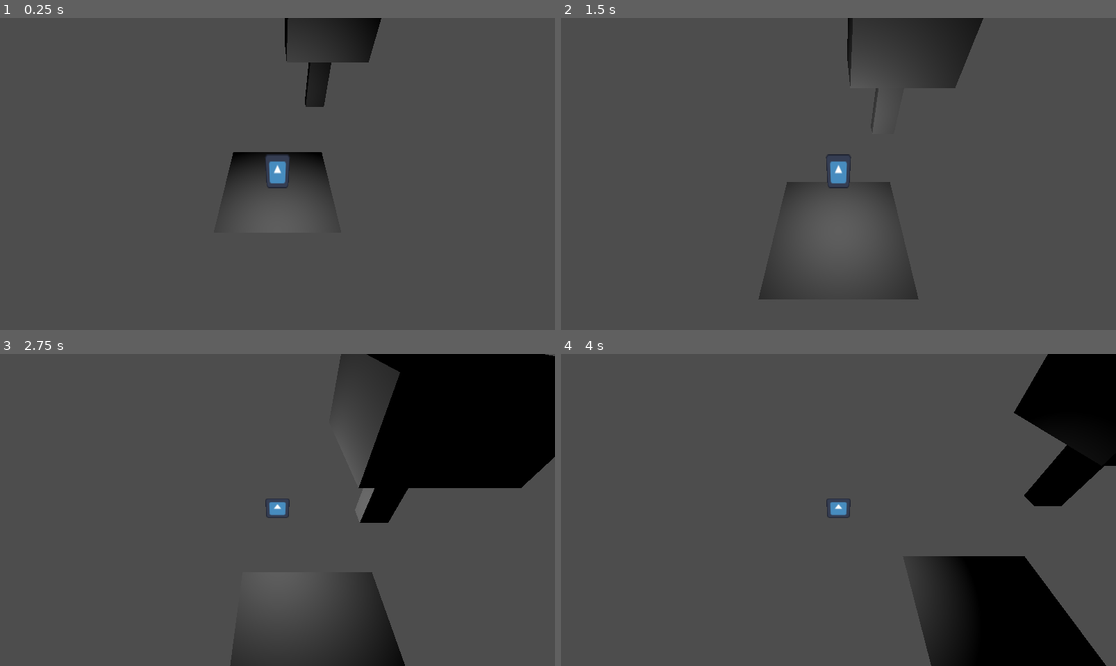
Above: before the commit, frames 1-4 (two rows, left to right).
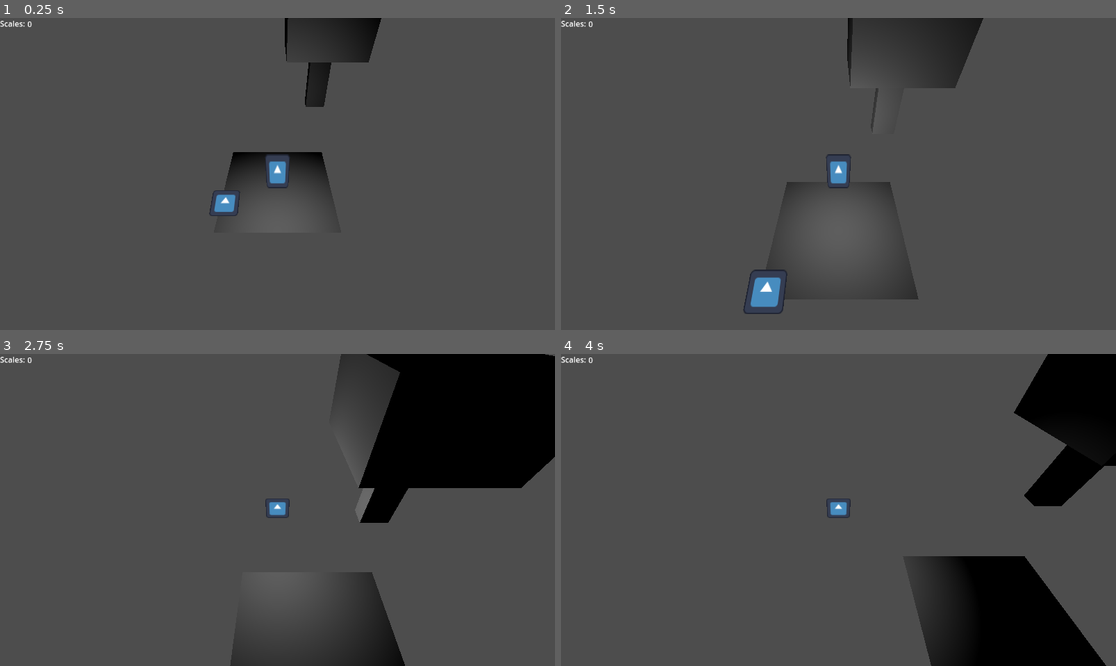
Above: after the commit, the same moments.

Repository: arrowira/KenneyJam
Game: Godot game, scene res://Scenes/Main.tscn
Same seed, same stepped clock (60 frames per second), same inputs: the game is played once before the commit and once after it. The engine's default icon, where the game draws it, is replaced by a stand-in: a white triangle on a blue panel in a dark square.
Inputs:
- Up to frame 1 (0.25 s): no input
- Up to frame 2 (1.5 s): tap Enter at 0.5 s; hold Ctrl (crouch) 0.53-1.28 s; hold W (up) from 0.53 s (still down); tap Shift (run) at 1.35 s
- Up to frame 3 (2.75 s): release W (up) at 2.03 s; hold A (left) from 2.03 s (still down); hold Ctrl (crouch) from 2.03 s (still down)
- Up to frame 4 (4 s): release Ctrl (crouch) at 2.78 s; tap Shift (run) at 2.85 s; release A (left) at 3.53 s; hold S (down) from 3.53 s (still down); hold Ctrl (crouch) from 3.53 s (still down)

The runs differ from the first frame. In frame 1, 0.3% of the frame differs, in the area x 0-44%, y 0-64%; in frame 2, 0.7%, in the area x 0-41%, y 0-95%; in frame 3, less than 0.1%; in frame 4, less than 0.1%.

Commit message:
Scale Pickup

Diff:
--- a/kenney-jam/Scenes/Main.tscn
+++ b/kenney-jam/Scenes/Main.tscn
@@ -1,7 +1,8 @@
-[gd_scene load_steps=4 format=3 uid="uid://bh2eknbs0py68"]
+[gd_scene load_steps=5 format=3 uid="uid://bh2eknbs0py68"]
 
 [ext_resource type="PackedScene" uid="uid://pnraj6qmngjw" path="res://Scenes/TreeTest.tscn" id="1_idj7w"]
 [ext_resource type="PackedScene" uid="uid://cbnglbm81uf2k" path="res://Scenes/Player.tscn" id="1_r150o"]
+[ext_resource type="PackedScene" uid="uid://d2h435v7gaf08" path="res://Scenes/Scale.tscn" id="3_kln2b"]
 
 [sub_resource type="PlaneMesh" id="PlaneMesh_idj7w"]
 
@@ -18,6 +19,22 @@
 [node name="TreeTest" parent="." instance=ExtResource("1_idj7w")]
 transform = Transform3D(2, 0, 0, 0, 2, 0, 0, 0, 2, 1.4513493, 0, -2.4523904)
 
-[node name="MeshInstance3D" type="MeshInstance3D" parent="."]
+[node name="Floor" type="MeshInstance3D" parent="."]
 transform = Transform3D(2, 0, 0, 0, 2, 0, 0, 0, 2, 0, -2.028839, 0)
 mesh = SubResource("PlaneMesh_idj7w")
+
+[node name="Scale" parent="." instance=ExtResource("3_kln2b")]
+transform = Transform3D(0.5, 0, 0, 0, 0.1273938, 0.4834985, 0, -0.4834985, 0.1273938, -1.2051768, 0, 2.3561418)
+
+[node name="CanvasLayer" type="CanvasLayer" parent="."]
+
+[node name="ScaleCount" type="RichTextLabel" parent="CanvasLayer"]
+offset_left = 57.0
+offset_top = 1.0
+offset_right = 119.0
+offset_bottom = 41.0
+
+[node name="RichTextLabel" type="RichTextLabel" parent="CanvasLayer"]
+offset_right = 62.0
+offset_bottom = 40.0
+text = "Scales: "
--- a/kenney-jam/Scenes/Player.tscn
+++ b/kenney-jam/Scenes/Player.tscn
@@ -4,7 +4,7 @@
 [ext_resource type="Texture2D" uid="uid://becxa8wiyjubp" path="res://Sprites/icon.svg" id="2_gntrk"]
 
 [sub_resource type="BoxShape3D" id="BoxShape3D_rpqav"]
-size = Vector3(1, 1, 0.13793945)
+size = Vector3(1, 1.0806274, 0.14172363)
 
 [node name="Player" type="CharacterBody3D"]
 script = ExtResource("1_kyqiw")
@@ -14,5 +14,5 @@
 texture = ExtResource("2_gntrk")
 
 [node name="CollisionShape3D" type="CollisionShape3D" parent="."]
-transform = Transform3D(1, 0, 0, 0, 1, 0, 0, 0, 1, 0.026153684, 0.23519379, 0.048574895)
+transform = Transform3D(1, 0, 0, 0, 1, 0, 0, 0, 1, 0.026153684, 0.009943545, 0.050466985)
 shape = SubResource("BoxShape3D_rpqav")
--- /dev/null
+++ b/kenney-jam/Scenes/Scale.tscn
@@ -0,0 +1,19 @@
+[gd_scene load_steps=4 format=3 uid="uid://d2h435v7gaf08"]
+
+[ext_resource type="Script" uid="uid://cutao546741ie" path="res://Scripts/ScaleScript.gd" id="1_17cfx"]
+[ext_resource type="Texture2D" uid="uid://becxa8wiyjubp" path="res://Sprites/icon.svg" id="1_unab1"]
+
+[sub_resource type="BoxShape3D" id="BoxShape3D_17cfx"]
+size = Vector3(1.2544556, 1.2344971, 0.2277832)
+
+[node name="Scale" type="Area3D"]
+script = ExtResource("1_17cfx")
+
+[node name="CollisionShape3D" type="CollisionShape3D" parent="."]
+transform = Transform3D(1, 0, 0, 0, 1, 0, 0, 0, 1, -0.01071167, -0.014221191, 0.022583008)
+shape = SubResource("BoxShape3D_17cfx")
+
+[node name="Sprite" type="Sprite3D" parent="."]
+texture = ExtResource("1_unab1")
+
+[connection signal="body_entered" from="." to="." method="_on_body_entered"]
--- a/kenney-jam/Scripts/PlayerMovement.gd
+++ b/kenney-jam/Scripts/PlayerMovement.gd
@@ -4,10 +4,15 @@
 
 var Speed = 1
 
+var Scales = 0
+
 func _ready():
 	DScale = $Sprite.scale
 
 func _physics_process(delta: float) -> void:
+
+	get_parent().get_node("CanvasLayer/ScaleCount").text = str(Scales)
+
 	var dir = Vector3.ZERO
 
 	if(Input.is_action_pressed("left")):
--- /dev/null
+++ b/kenney-jam/Scripts/ScaleScript.gd
@@ -0,0 +1,6 @@
+extends Area3D
+
+func _on_body_entered(body: Node3D) -> void:
+	if(body.name == "Player"):
+		body.Scales +=1
+		queue_free()
Not shown, added: kenney-jam/Scripts/ScaleScript.gd.uid
